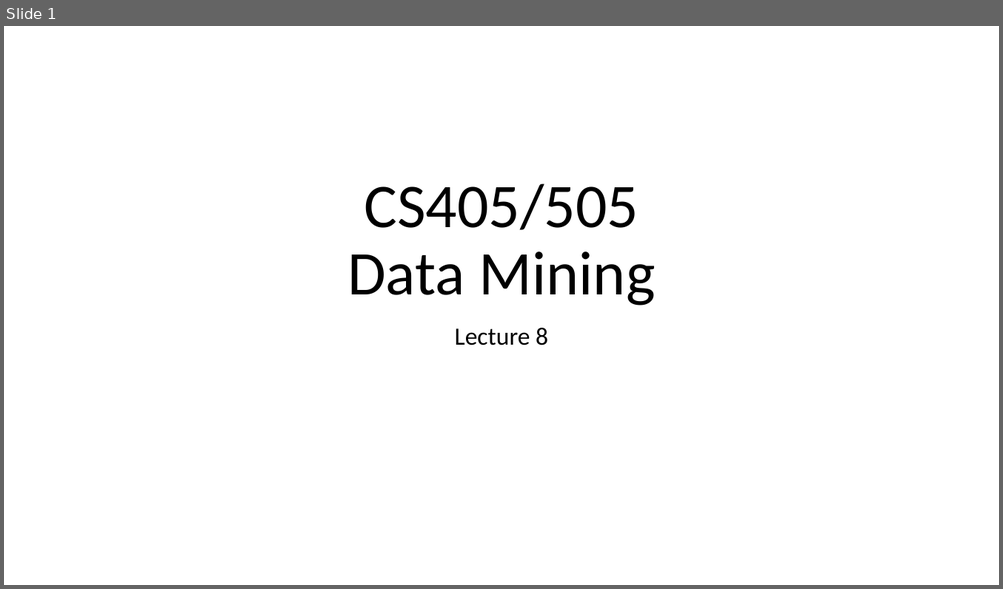
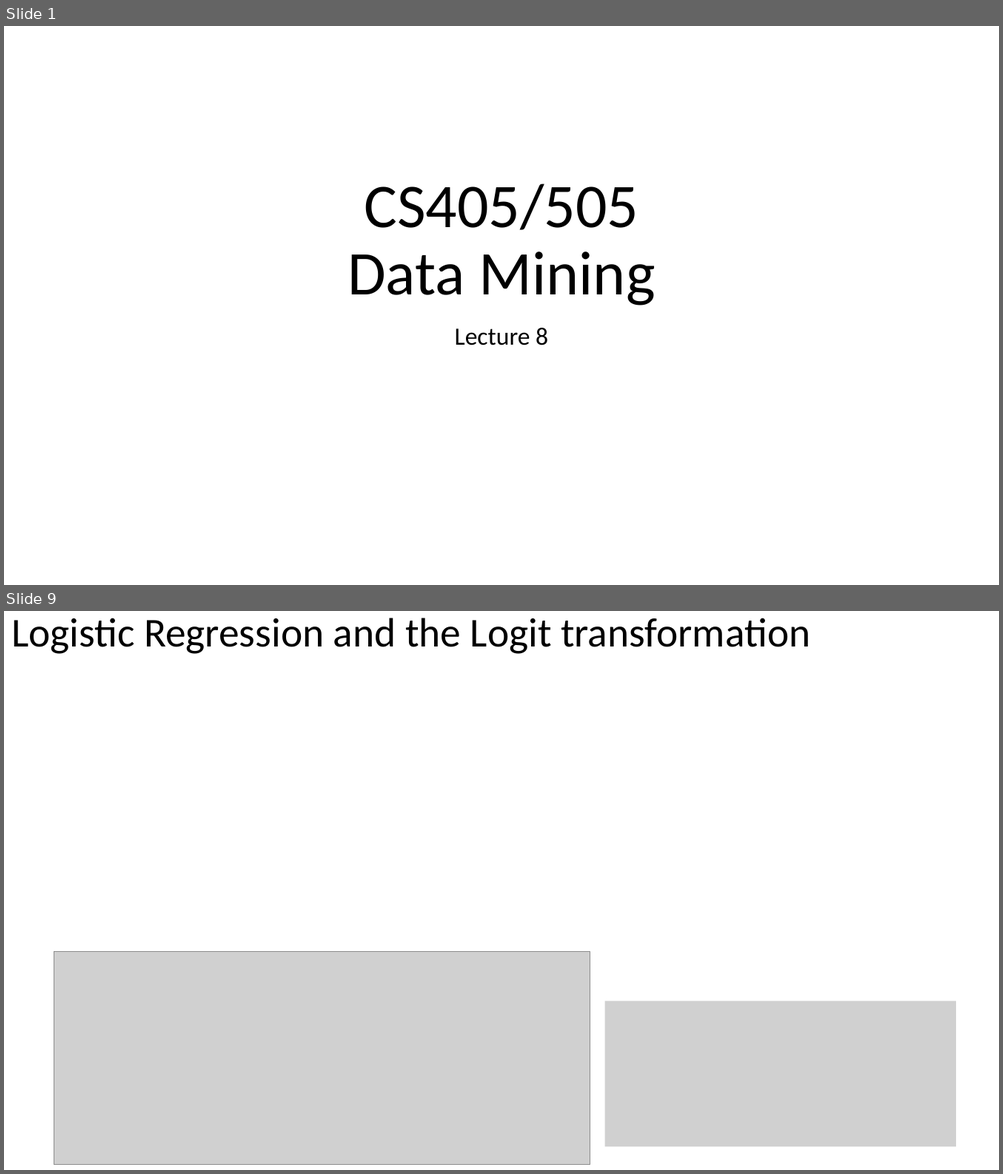
Before and after one commit to russellu/cs405, a slide deck: Lecture_08.pptx. Shown one above the other, each under a label of ours: slide 1 before the commit, slides 1 and 9 after it; the slides between them are not shown. The pictures are 1003x589 and 1003x1174 pixels, drawn with LibreOffice and Linux fonts; fonts in the diff are those of the drawing; grey boxes stand for pictures. Boxes give left, top, right and bottom in pixels: in the first picture for what was removed or moved away, otherwise in the second. Text is boxed around its words. In the diff, an @@ line names an element or a change of style, - is before the commit and + after.

```diff
--- a/Lecture_08.pptx
+++ b/Lecture_08.pptx
@@ slide 9 added at (x1=4, y1=611, x2=999, y2=1170), background #FFFFFF @@
@@ title added at (x1=11, y1=618, x2=810, y2=654), 39.6 pt, text #000000 @@
+Logistic Regression and the Logit transformation
@@ picture added at (x1=54, y1=952, x2=589, y2=1165) @@
@@ picture added at (x1=605, y1=1001, x2=956, y2=1147) @@
```
Also in this commit, not shown: 1 slide changed, 11 other slides added, 1 slide removed.
